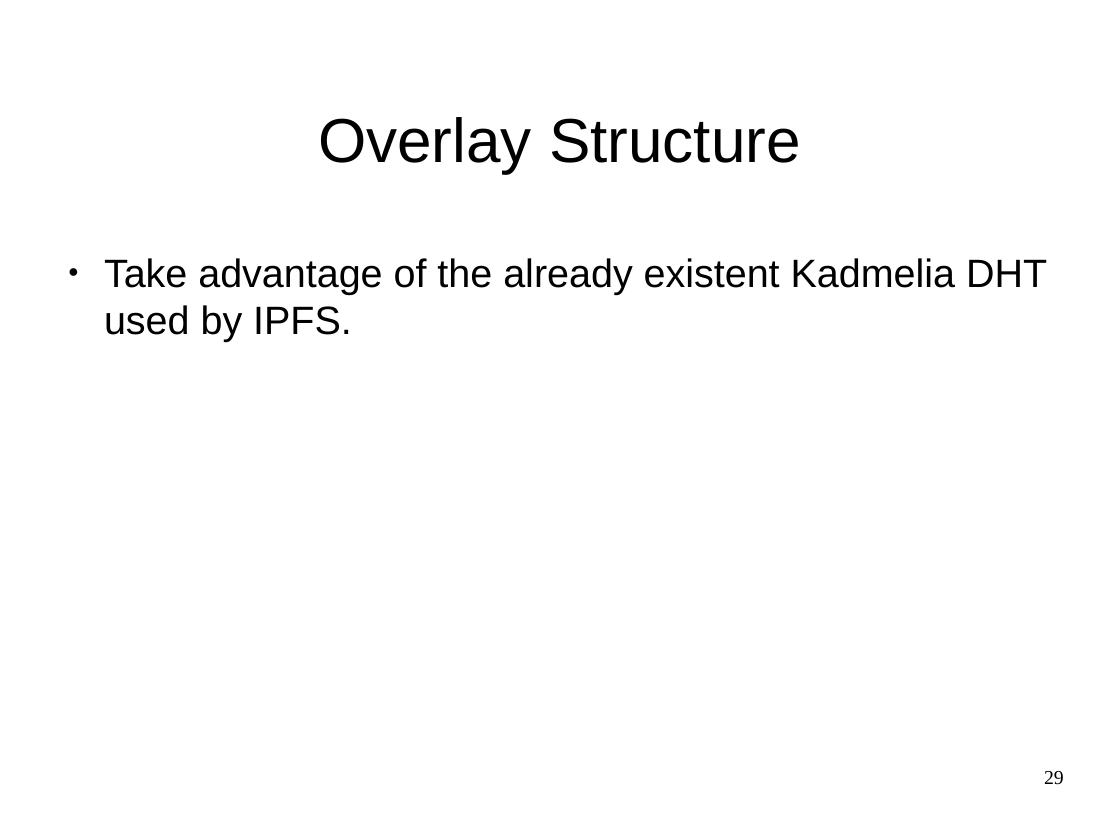
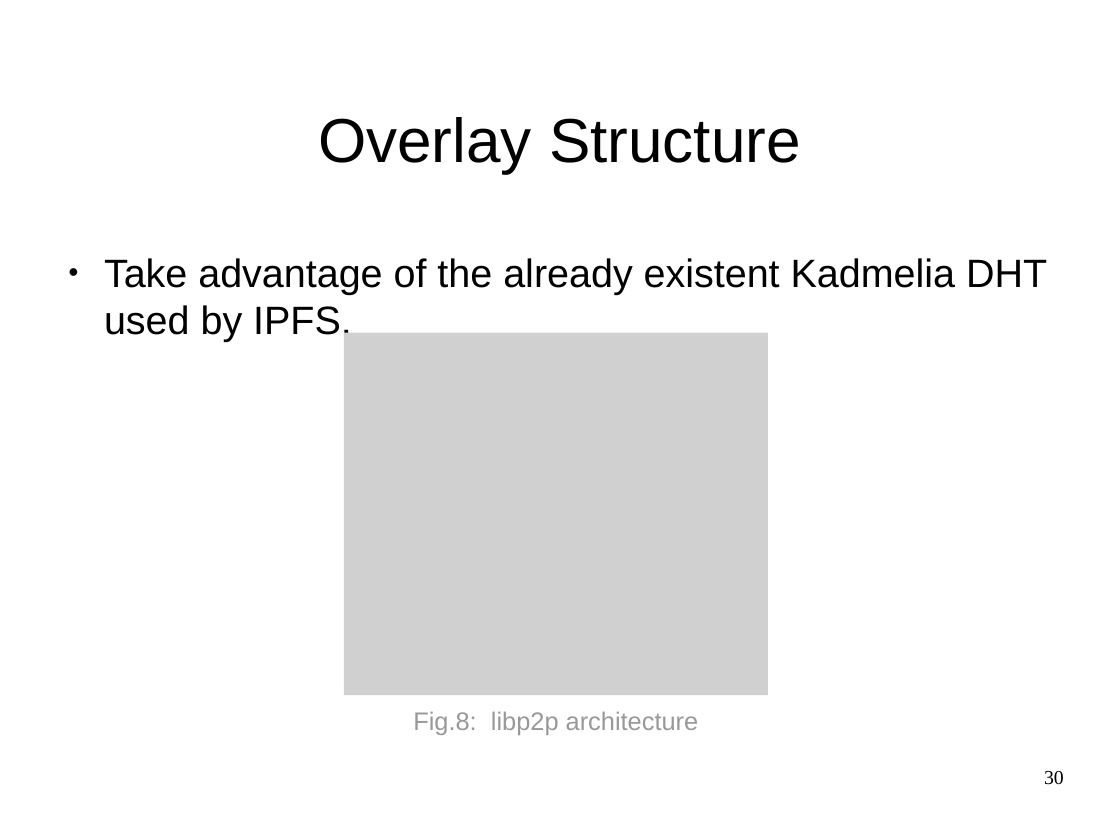
Before and after one commit to JGAntunes/pulsarcast, a slide deck: slide 30 of project-report/presentation.odp (slide 29 before the commit). Drawn at 1120x840 pixels with LibreOffice and Linux fonts; fonts in the diff are those of the drawing; grey boxes stand for pictures; background and template pictures are left out. Boxes give left, top, right and bottom in pixels: in the first picture for what was removed or moved away, otherwise in the second. Text is boxed around its words. In the diff, an @@ line names an element or a change of style, - is before the commit and + after.

```diff
--- a/project-report/presentation.odp
+++ b/project-report/presentation.odp
@@ picture added at (345,332,768,695), 18 pt, text #999999 @@
+Fig.8: libp2p architecture
@@ page number at (1044,771,1064,785): text changed @@
-29
+30
```
Also in this commit, not shown: 2 other slides changed, 3 slides added, 1 slide removed, 1 other file.
